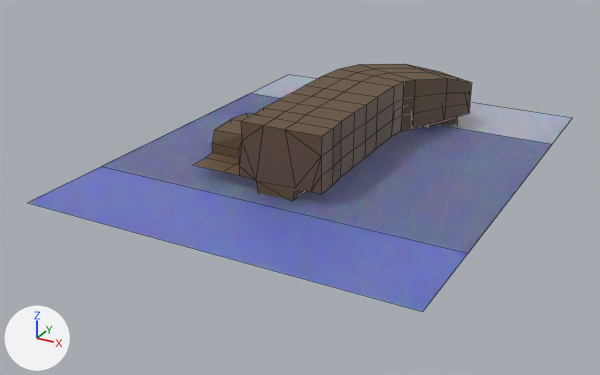
An edit to the Blender file Assets/Models/Tavern/Tavern_base.blend, drawn before and after from the same camera.
Before and after are seen from a 50 mm camera at (27.4, -44.4, 19.9) aimed at (2.5, 1.0, -2.8). Lighting does not change. The marker at lower left points along +X, +Y and +Z. Mesh edges are drawn as thin lines.

Names of what the first picture shows: 'Plane', 'Water', 'Water.002'.
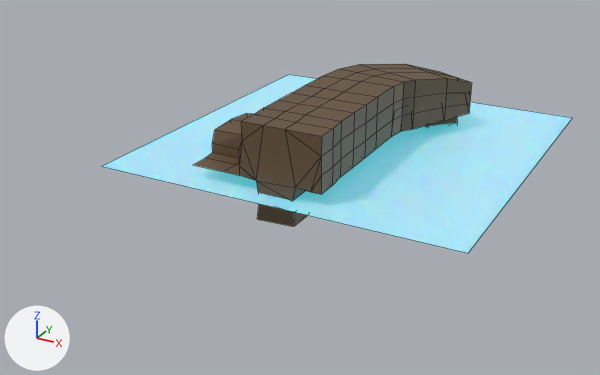
Edits to the bpy script that builds the scene:
```text
Change mat_water_002:
    add mat_water_002.emission_strength = 1.0
    add mat_water_002.emission_color = (0.0236, 0.383, 0.458)  # cyan #2aa6b4
Remove ob_water:
    ob_water = bpy.data.objects.new('Water', me_plane_002)
    ob_water.location = (3.87, 0.0, -0.97)
    ob_water.scale = (12.6, 12.6, 12.6)
```

Location of each change, (x1, y1, x2, y2) in pixels of the pictures (600 x 375 px):
'Water.002', recoloured, surface changed
    both: (101, 74, 572, 253)
'Water', deleted
    before: (28, 94, 552, 312)
